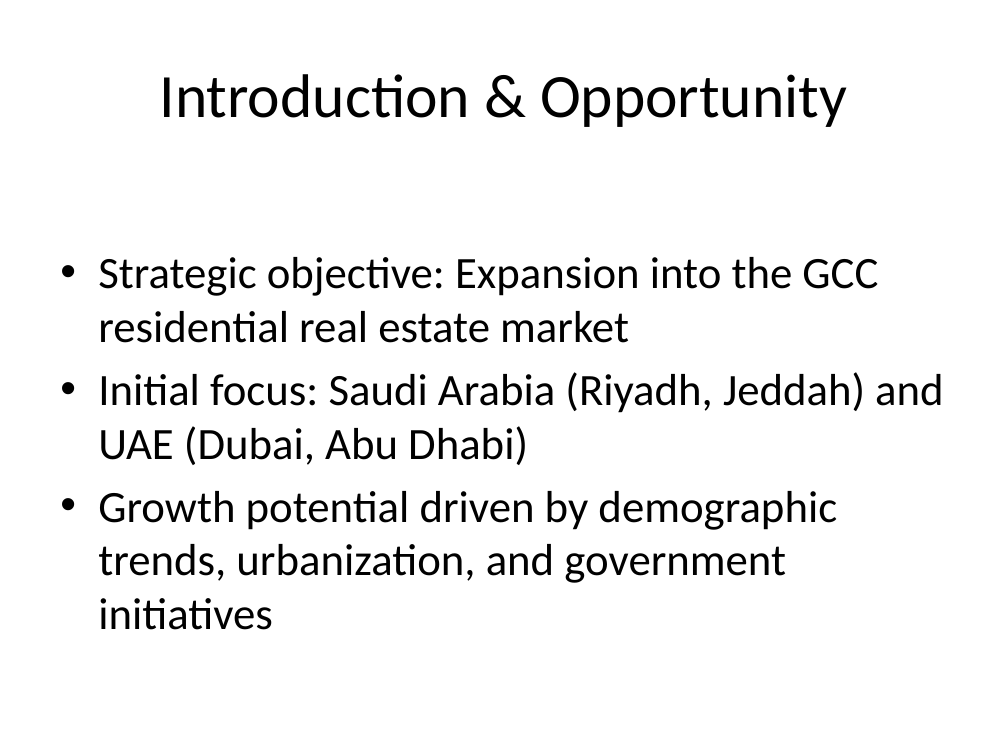
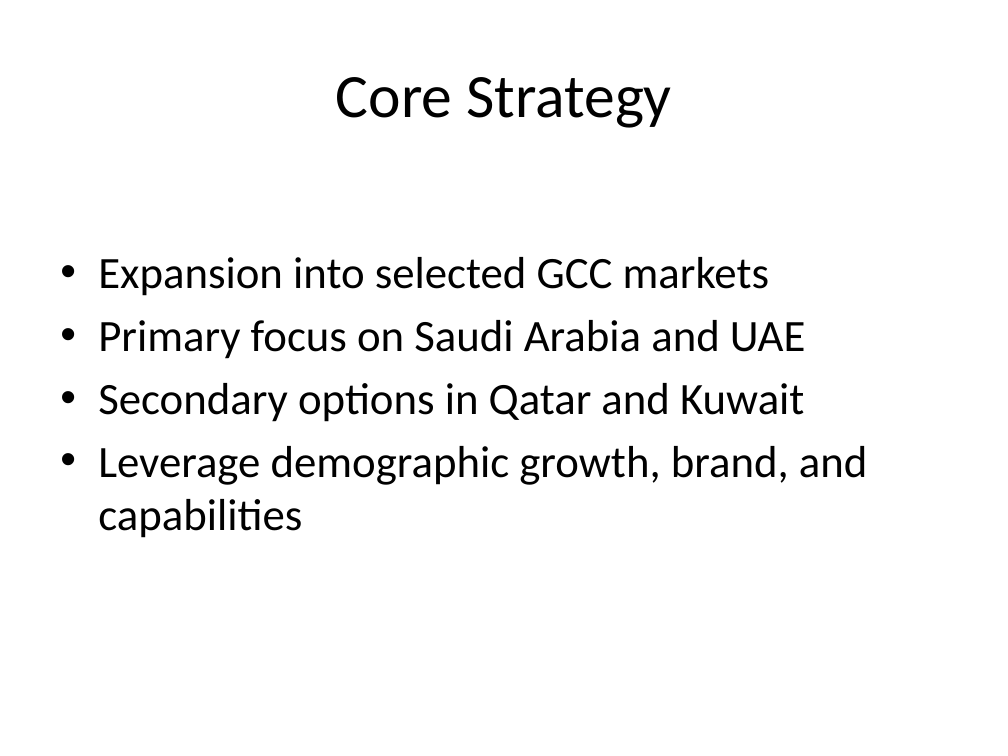
Before and after one commit to MoShamy/McKinsey-Hackathon, a slide deck: slide 1 of Final_Deck.pptx. Drawn at 1008x756 pixels with LibreOffice and Linux fonts; fonts in the diff are those of the drawing. Boxes give left, top, right and bottom in pixels: in the first picture for what was removed or moved away, otherwise in the second. Text is boxed around its words. In the diff, an @@ line names an element or a change of style, - is before the commit and + after.

```diff
--- a/Final_Deck.pptx
+++ b/Final_Deck.pptx
@@ title at box(336, 77, 672, 128): text changed @@
-Introduction & Opportunity
+Core Strategy
@@ text at box(98, 257, 868, 538): text changed @@
-• Strategic objective: Expansion into the GCC residential real estate market
-• Initial focus: Saudi Arabia (Riyadh, Jeddah) and UAE (Dubai, Abu Dhabi)
-• Growth potential driven by demographic trends, urbanization, and government initiatives
+• Expansion into selected GCC markets
+• Primary focus on Saudi Arabia and UAE
+• Secondary options in Qatar and Kuwait
+• Leverage demographic growth, brand, and capabilities
```
Also in this commit, not shown: 1 other slide changed, 1 slide added, 1 slide removed, 4 other files.
